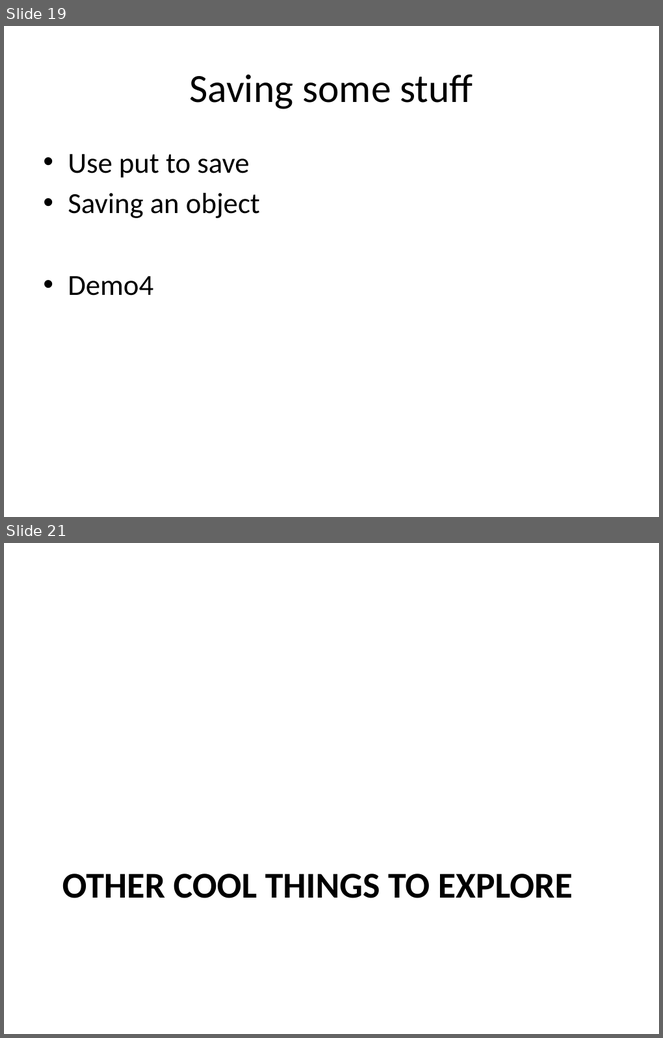
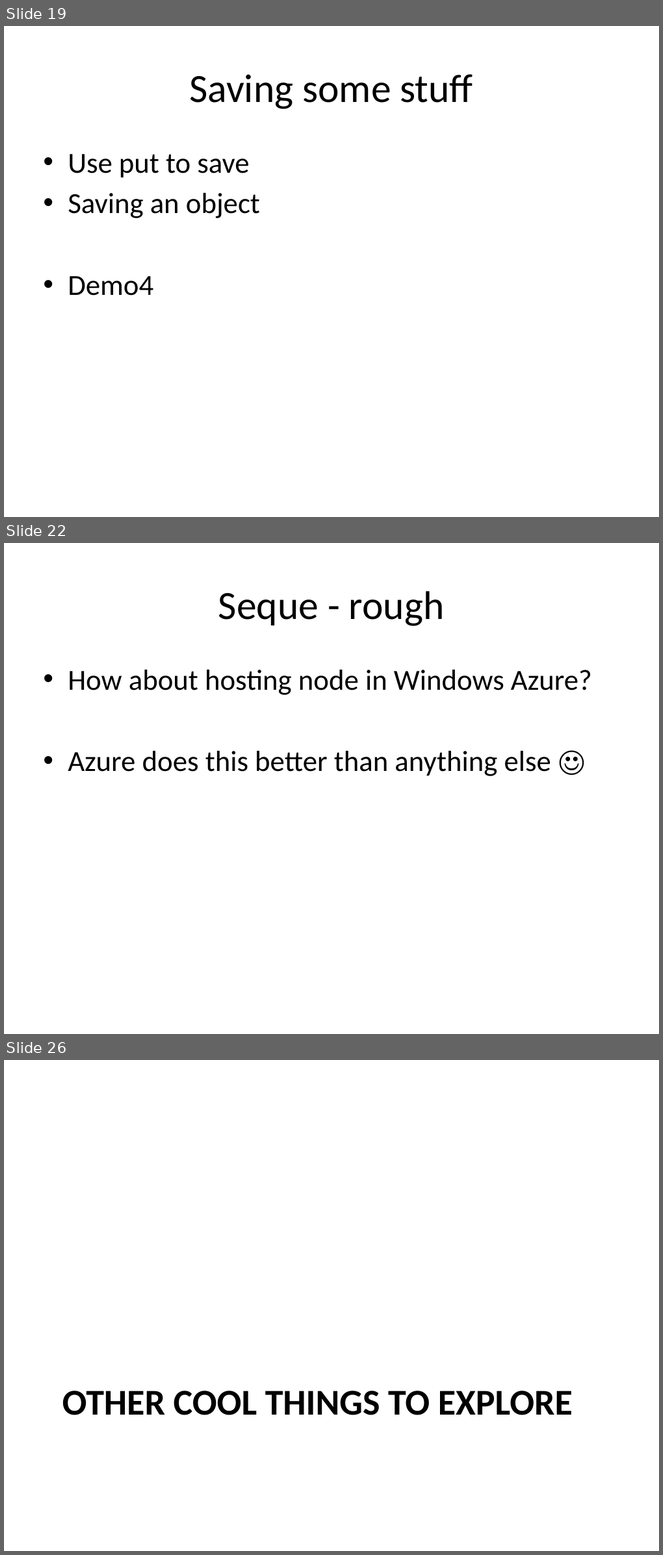
Before and after one commit to chadmichel/IndexedDB_And_Random_Presentation, a slide deck: IndexedDB_And_Random.pptx. Shown one above the other, each under a label of ours: slides 19 and 21 before the commit, slides 19, 22 and 26 after it; the slides between them are not shown. The pictures are 663x1038 and 663x1555 pixels, drawn with LibreOffice and Linux fonts; fonts in the diff are those of the drawing. Boxes give left, top, right and bottom in pixels: in the first picture for what was removed or moved away, otherwise in the second. Text is boxed around its words. In the diff, an @@ line names an element or a change of style, - is before the commit and + after.

```diff
--- a/IndexedDB_And_Random.pptx
+++ b/IndexedDB_And_Random.pptx
@@ slide 22 added at [4, 543, 659, 1034], background #FFFFFF @@
@@ title added at [218, 591, 445, 626], 44 pt, text #000000 @@
+Seque - rough
@@ text added at [68, 670, 592, 776], 32 pt, text #000000 @@
+• How about hosting node in Windows Azure?
+• Azure does this better than anything else ☺
@@ what was slide 21 is now slide 26 @@
```
Also in this commit, not shown: 1 slide changed, 4 other slides added.
